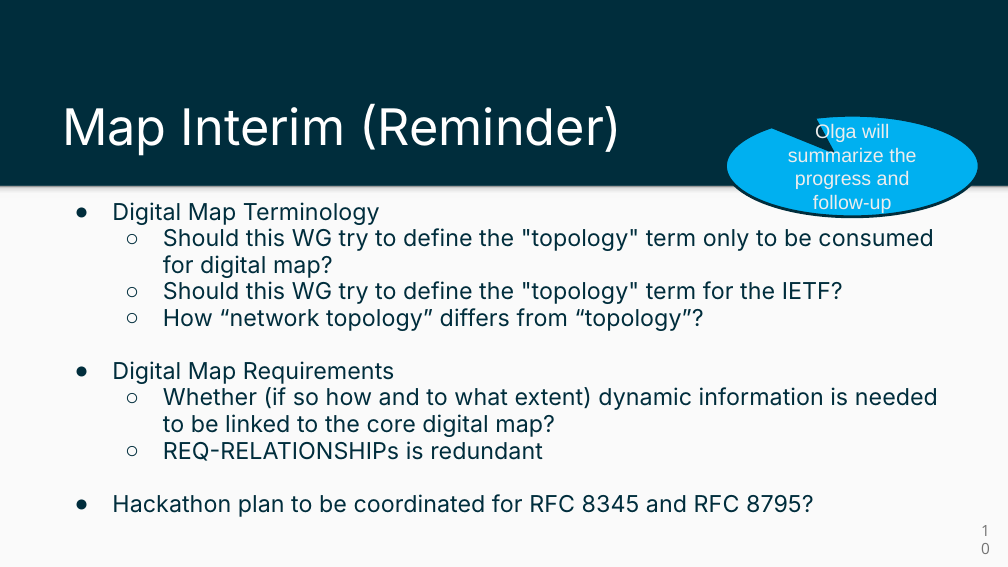
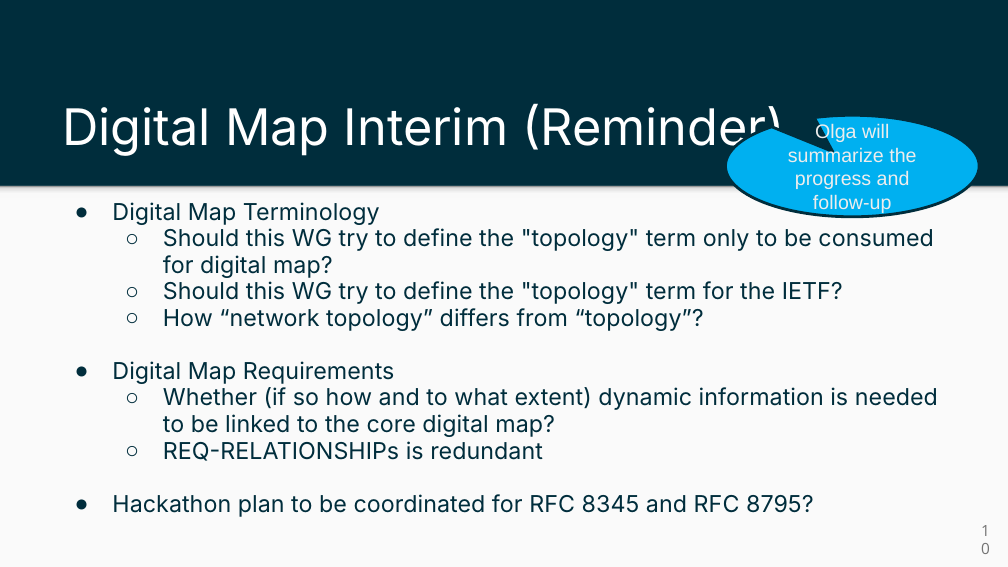
Before and after one commit to ietf-wg-nmop/IETF-Meetings, a slide deck: slide 10 of 121/nmop-chairs-slides-session-1.pptx. Drawn at 1008x567 pixels with LibreOffice and Linux fonts; fonts in the diff are those of the drawing. Boxes give left, top, right and bottom in pixels: in the first picture for what was removed or moved away, otherwise in the second. Text is boxed around its words. In the diff, an @@ line names an element or a change of style, - is before the commit and + after.

Commit message:
consistent interim meeting naming

```diff
--- a/121/nmop-chairs-slides-session-1.pptx
+++ b/121/nmop-chairs-slides-session-1.pptx
@@ title at [62,103,785,156]: text changed @@
-Map Interim (Reminder)
+Digital Map Interim (Reminder)
```
Also in this commit, not shown: 1 other slide changed.
